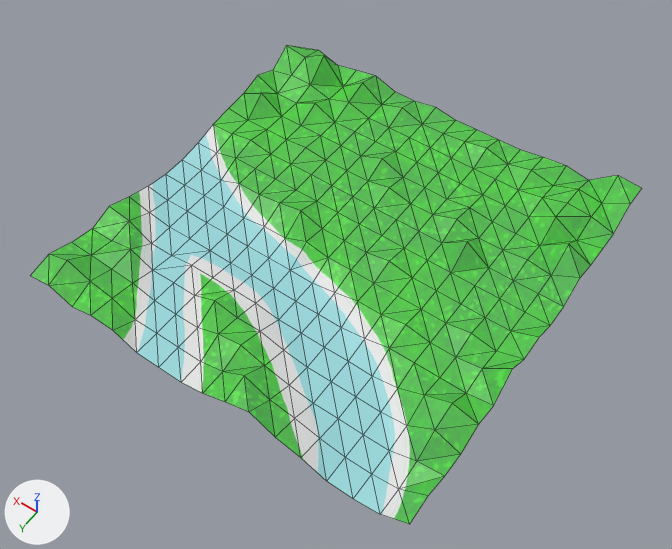
What one commit did to the OBJ model project/resources/model/Ground/Ground2.obj.
Rendered twice from a 50 mm camera at (-15.9, 22.9, 33.0) aimed at (-1.0, 2.1, 0.4). The lights are fixed; the arrows at lower left show +X, +Y and +Z. The picture after the commit comes second. Mesh edges are drawn as thin lines. Where no turn or scale is listed for an object, it has been applied to the vertices.

In view in the first picture: '平面'.
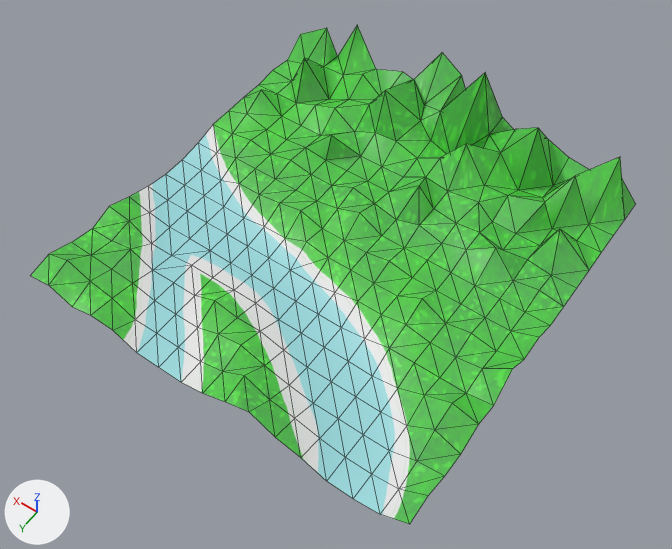
Where the change shows, as pixel boxes (x1, y1, x2, y2) in the pictures (672 x 549 px; the box of a moved part takes in the faces that stretch with it):
```json
{"object": "平面", "change": "reshaped", "before": [31, 45, 641, 524], "after": [31, 25, 636, 524]}
{"part": 1, "of": "me_平面", "change": "moved or reshaped", "before": [214, 45, 641, 342], "after": [214, 25, 636, 342]}
{"part": 2, "of": "me_平面", "change": "surface changed", "before": [419, 199, 470, 243], "after": [420, 191, 478, 243]}
```

The change, as JSON lines over the scene's bpy script:
```json
{"block": "me_平面", "where": "# used by ob_平面; location = (0.0, 0.0, 0.0)"}
{"op": "remove", "block": "me_平面", "code": "me_平面.from_pydata(...)  # 289 vertices, 512 faces; spans x -10.0..10.0, y -10.1..10.0, z -0.6..1.5"}
{"op": "add", "block": "me_平面", "code": "me_平面.from_pydata(...)  # 289 vertices, 512 faces; spans x -10.0..10.0, y -10.1..10.0, z -0.6..4.9"}
{"block": "me_平面", "change": "me_平面 part 1"}
{"block": "me_平面", "change": "13 vertices are removed from x -10.0..7.5, y -10.0..1.2, z 0.0..1.5"}
{"block": "me_平面", "change": "134 faces are deleted"}
{"block": "me_平面", "change": "5 vertices in x -5.0..8.8, y -10.0..-2.5, z 0.0..0.5 move by (0.0, 0.0, 0.4)"}
{"block": "me_平面", "change": "4 vertices in x -3.8..7.5, y -10.0..-2.5, z 0.0 move by (0.0, 0.0, 0.6)"}
{"block": "me_平面", "change": "4 vertices in x 0.0..8.8, y -6.2..-1.2, z 0.0..0.9 move by (0.0, 0.0, 0.3)"}
{"block": "me_平面", "change": "3 vertices in x -8.8..8.8, y -8.8..-7.5, z 0.5..0.8 move by (0.0, 0.0, -0.5)"}
{"block": "me_平面", "change": "3 vertices in x -2.5..5.0, y -8.8..-5.0, z 0.0..0.9 move by (0.0, 0.0, 0.5)"}
{"block": "me_平面", "change": "3 vertices in x 0.0..6.2, y -8.8..-1.2, z 0.0 move by (0.0, 0.0, 0.8)"}
{"block": "me_平面", "change": "48 vertices move from x -10.0..10.0, y -10.1..-2.5, z 0.0..1.2 to x -10.0..10.0, y -10.1..-2.5, z 0.0..4.9"}
{"block": "me_平面", "change": "13 vertices are added at x -10.0..7.5, y -10.0..1.3, z 0.0..2.6"}
{"block": "me_平面", "change": "134 new faces join them"}
{"block": "me_平面", "change": "me_平面 part 2: 2 kept faces spanning x -4.2..-2.5, y -5.0..-2.5, z 0.0..0.8 get new texture (UV) coordinates"}
```
